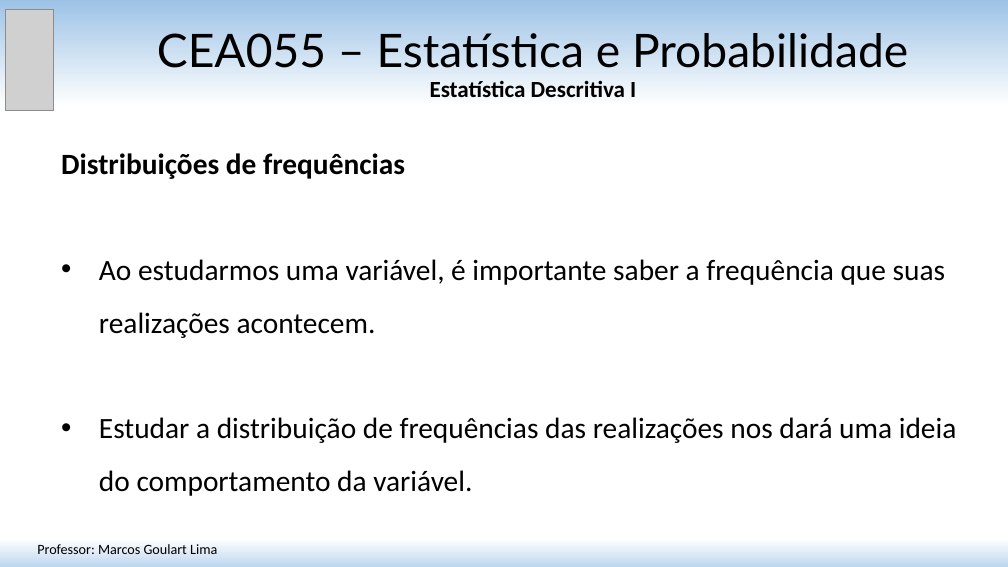
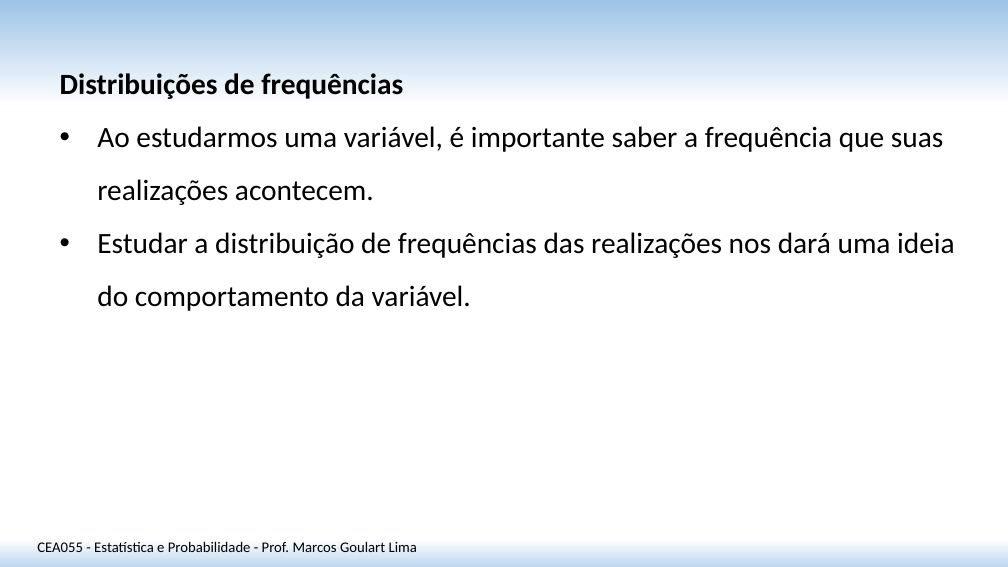
Before and after one commit to matmarcos/minhas-aulas, a slide deck: slide 8 of content/2026-2/cea055-estatistica-probabilidade/01-estatistica-descritiva-i/Aula_01_Estatistica_Descritiva_I.pptx (slide 7 before the commit). Drawn at 1008x567 pixels with LibreOffice and Linux fonts; fonts in the diff are those of the drawing; grey boxes stand for pictures. Boxes give left, top, right and bottom in pixels: in the first picture for what was removed or moved away, otherwise in the second. Text is boxed around its words. In the diff, an @@ line names an element or a change of style, - is before the commit and + after.

```diff
--- a/content/2026-2/cea055-estatistica-probabilidade/01-estatistica-descritiva-i/Aula_01_Estatistica_Descritiva_I.pptx
+++ b/content/2026-2/cea055-estatistica-probabilidade/01-estatistica-descritiva-i/Aula_01_Estatistica_Descritiva_I.pptx
@@ picture removed at (x1=5, y1=9, x2=54, y2=110) @@
@@ text "Distribuições de frequências" rewrapped from (x1=61, y1=153, x2=957, y2=496) to (x1=60, y1=73, x2=955, y2=311) @@
@@ title removed at (x1=157, y1=33, x2=908, y2=97) @@
-CEA055 – Estatística e Probabilidade
-Estatística Descritiva I
@@ text at (x1=37, y1=541, x2=417, y2=552): text changed; size 13.5 to 14 pt @@
-Professor: Marcos Goulart Lima
+CEA055 - Estatística e Probabilidade - Prof. Marcos Goulart Lima
```
Also in this commit, not shown: 16 other slides changed, 17 slides added, 14 slides removed, 3 other files.
